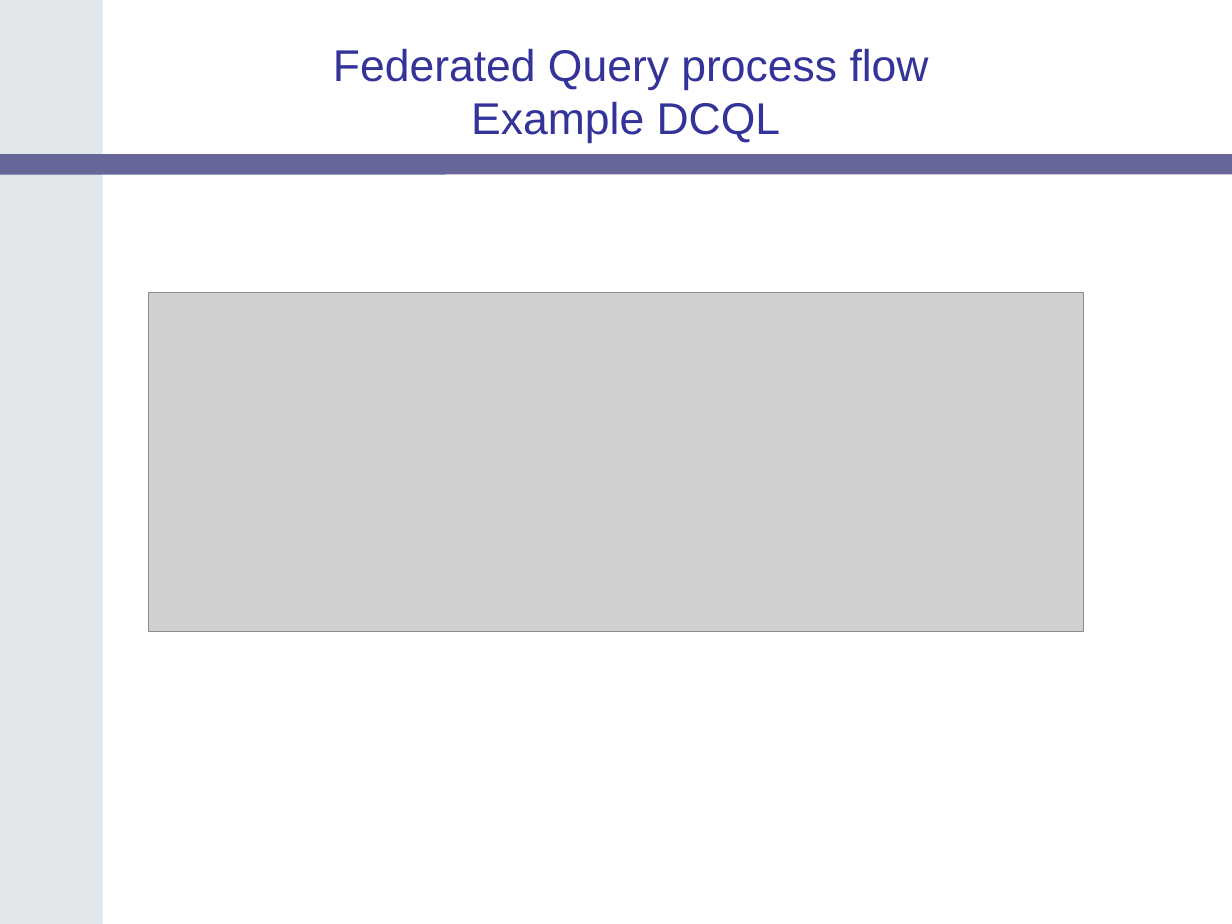
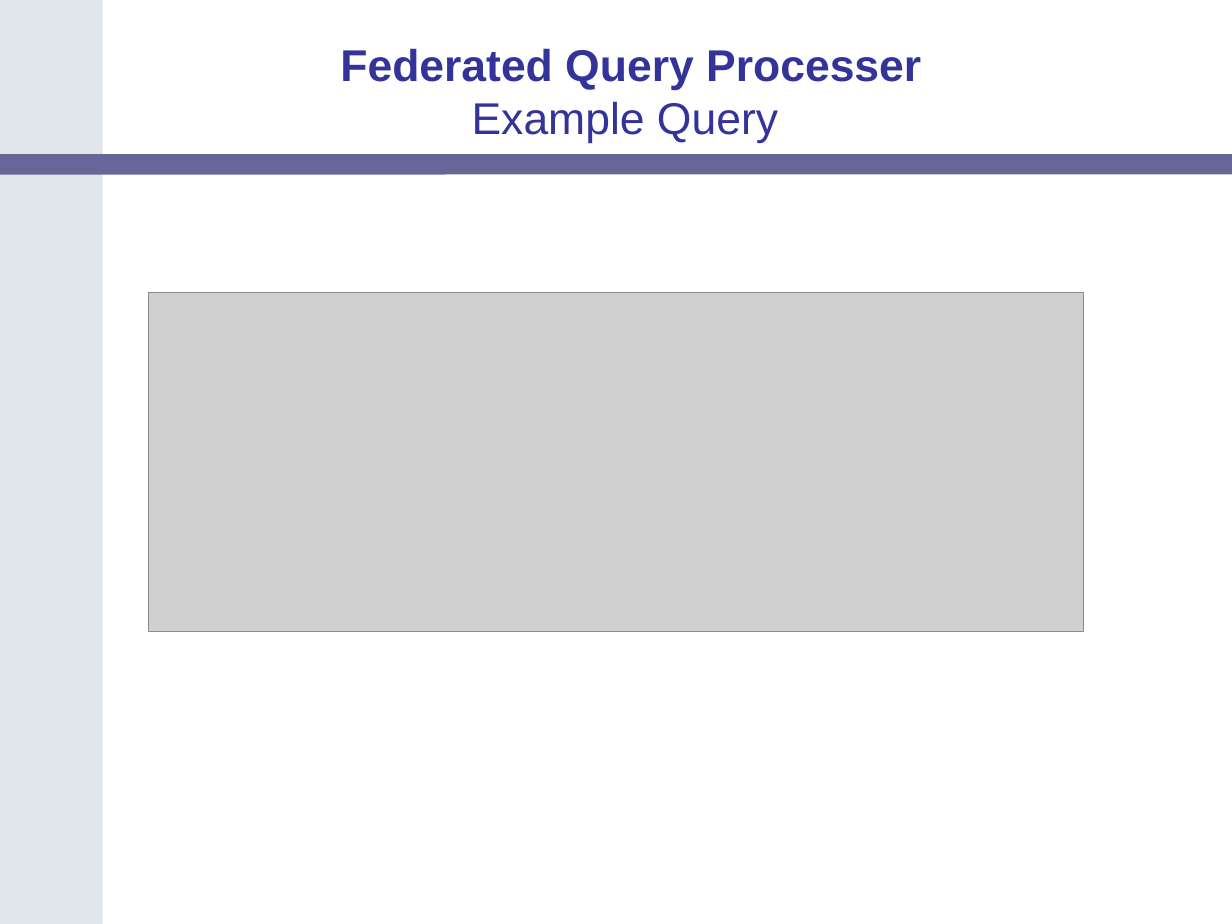
Before and after one commit to NCIP/catrip, a slide deck: slide 32 of catrip/documentation/presentations/catrip_beta_demo_2006_11_01/catrip_demo_2006_11_01.ppt (slide 17 before the commit). Drawn at 1232x924 pixels with LibreOffice and Linux fonts; fonts in the diff are those of the drawing; grey boxes stand for pictures; background and template pictures are left out. Boxes give left, top, right and bottom in pixels: in the first picture for what was removed or moved away, otherwise in the second. Text is boxed around its words. In the diff, an @@ line names an element or a change of style, - is before the commit and + after.

```diff
--- a/catrip/documentation/presentations/catrip_beta_demo_2006_11_01/catrip_demo_2006_11_01.ppt
+++ b/catrip/documentation/presentations/catrip_beta_demo_2006_11_01/catrip_demo_2006_11_01.ppt
@@ title at bbox=[340, 48, 921, 144]: text changed; bold on @@
-Federated Query process flow
-Example DCQL
+Federated Query Processer
+Example Query
```
Also in this commit, not shown: 15 other slides changed, 12 slides added, 2 slides removed.
